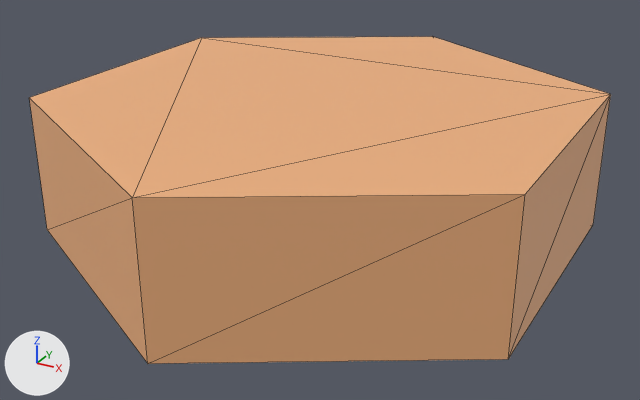
One commit to the glTF model fof/assets/models/walls/_1_3.glb: the scene before it, then after it.
One viewpoint serves both versions: a 50 mm camera at (1.412, -2.581, 1.398) aimed at (0.019, -0.048, 0.132). The axes (+X, +Y, +Z) are drawn at lower left. The lights are the same throughout. The older version comes first. Mesh edges are drawn as thin lines. Vertices at exactly the same position are counted once.

In view in the first picture: 'VaromaWallInside'.
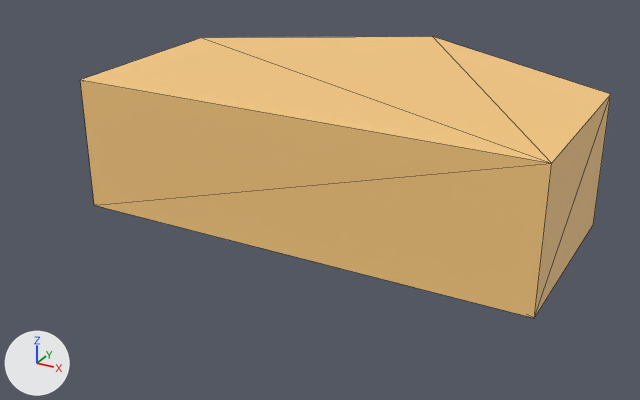
Where the change shows, as pixel boxes [x1, y1, x2, y2] in the pictures (640 x 400 px):
```json
{"object": "VaromaWallInside", "change": "reshaped", "before": [29, 36, 611, 364], "after": [80, 36, 611, 318], "on screen": "9% narrower, 14% shorter"}
```

The change, as JSON lines over the scene's bpy script:
```json
{"block": "me_cylinder_002", "where": "# used by ob_varomawallinside; location = (0.0, 0.0, 0.0)"}
{"op": "remove", "block": "me_cylinder_002", "code": "me_cylinder_002.from_pydata(...)  # 12 vertices, 20 faces; spans x -0.87..0.87, y -1.0..1.0, z 0.0..0.5"}
{"op": "add", "block": "me_cylinder_002", "code": "me_cylinder_002.from_pydata(...)  # 10 vertices, 16 faces; spans x -0.87..0.87, y -0.25..1.0, z 0.0..0.5"}
{"block": "me_cylinder_002", "change": "me_cylinder_002 part 1"}
{"block": "me_cylinder_002", "change": "4 vertices are removed from x 0.0..0.87, y -1.0..-0.5, z 0.0..0.5"}
{"block": "me_cylinder_002", "change": "13 faces are deleted"}
{"block": "me_cylinder_002", "change": "2 vertices move from x -0.87, y -0.5, z 0.0..0.5 to x -0.87, y -0.25, z 0.0..0.5"}
{"block": "me_cylinder_002", "change": "2 vertices are added at (0.87, -0.25, 0.0), (0.87, -0.25, 0.5)"}
{"block": "me_cylinder_002", "change": "9 new faces join them"}
```
